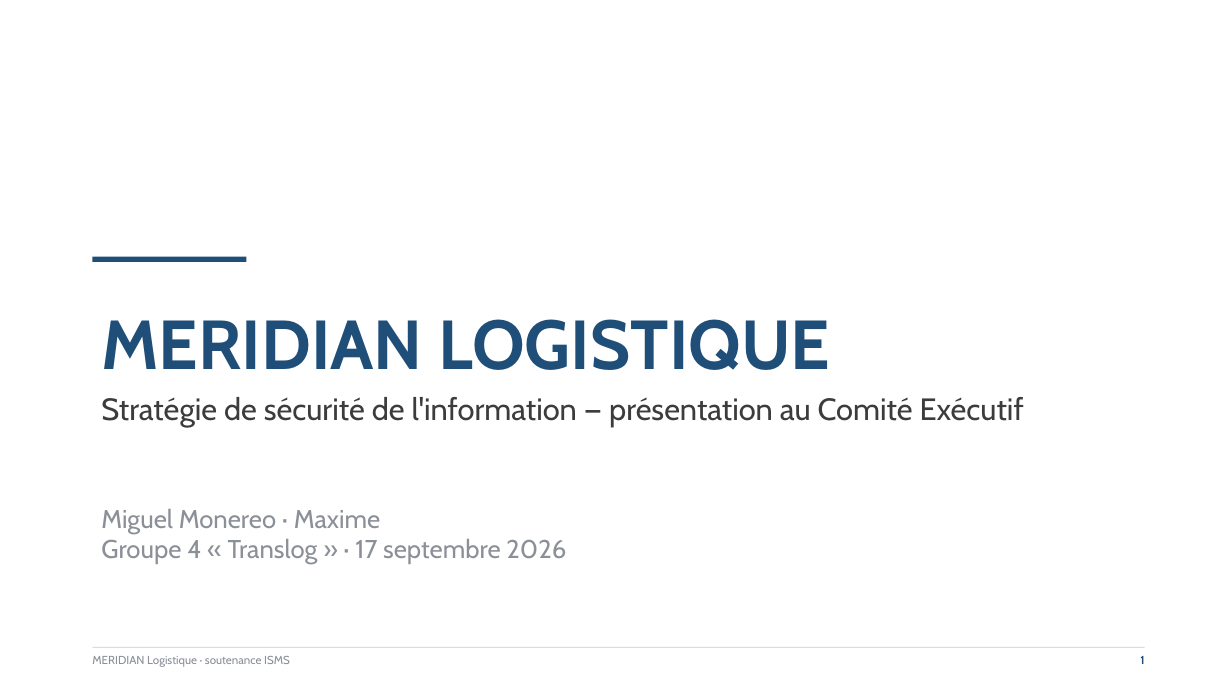
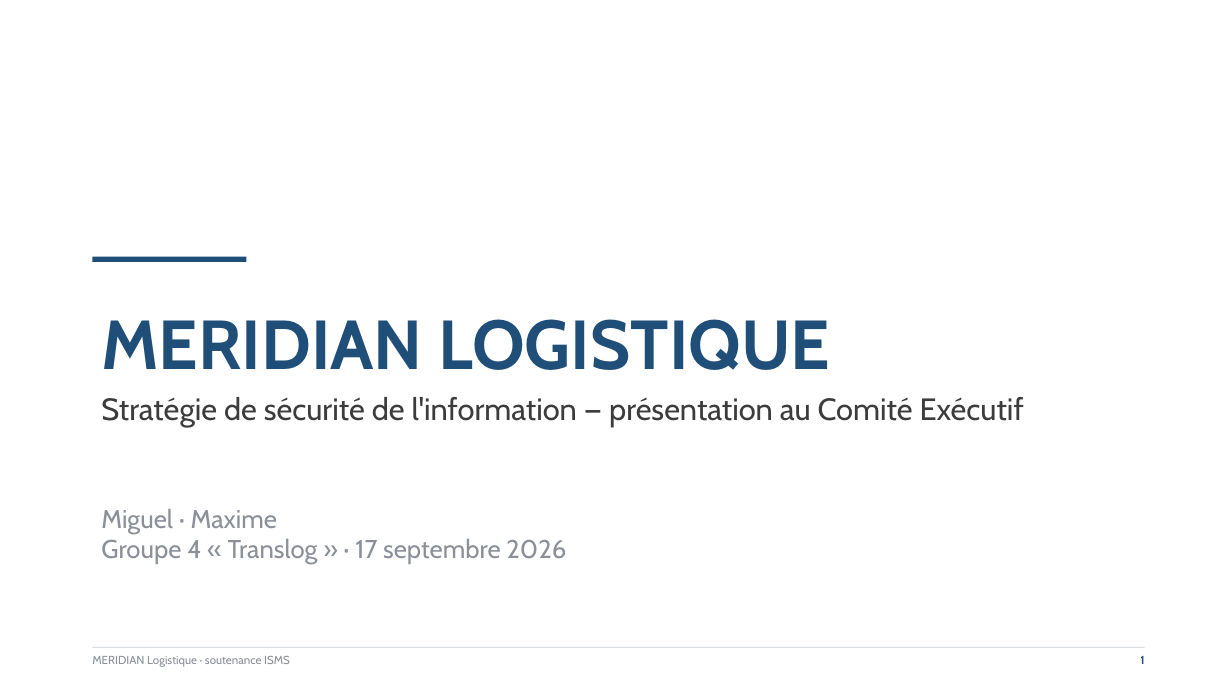
Before and after one commit to Override-6/ISMS-cours, a slide deck: slide 1 of meridian.pptx. Drawn at 1232x693 pixels with LibreOffice and Linux fonts; fonts in the diff are those of the drawing. Boxes give left, top, right and bottom in pixels: in the first picture for what was removed or moved away, otherwise in the second. Text is boxed around its words. In the diff, an @@ line names an element or a change of style, - is before the commit and + after.

```diff
--- a/meridian.pptx
+++ b/meridian.pptx
@@ text at (101,509,566,564): text changed @@
-Miguel Monereo · Maxime
-Groupe 4 « Translog » · 17 septembre 2026
+Miguel · Maxime
+Groupe 4 « Translog » · 17 septembre 2026
```
Also in this commit, not shown: 3 other files.
